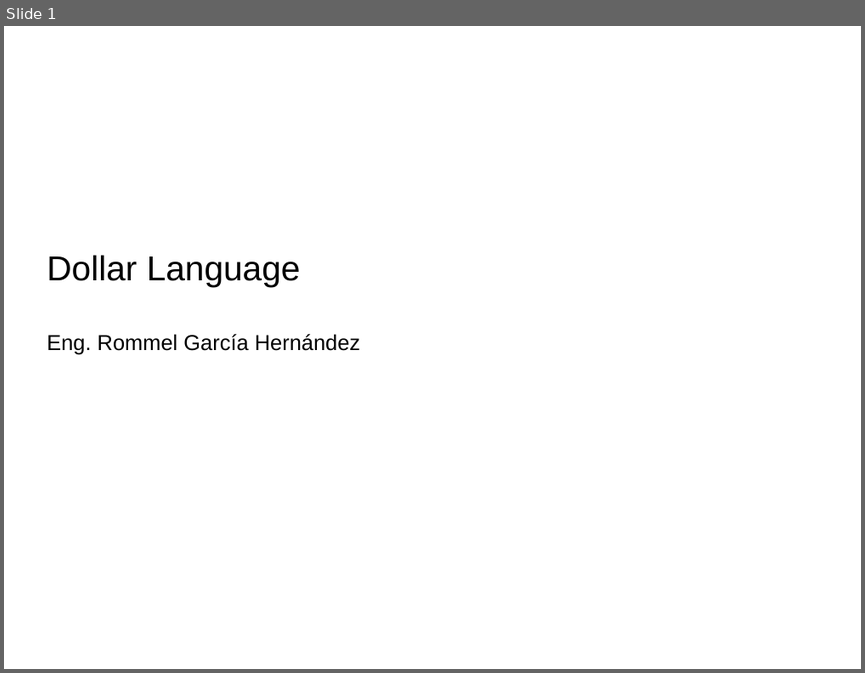
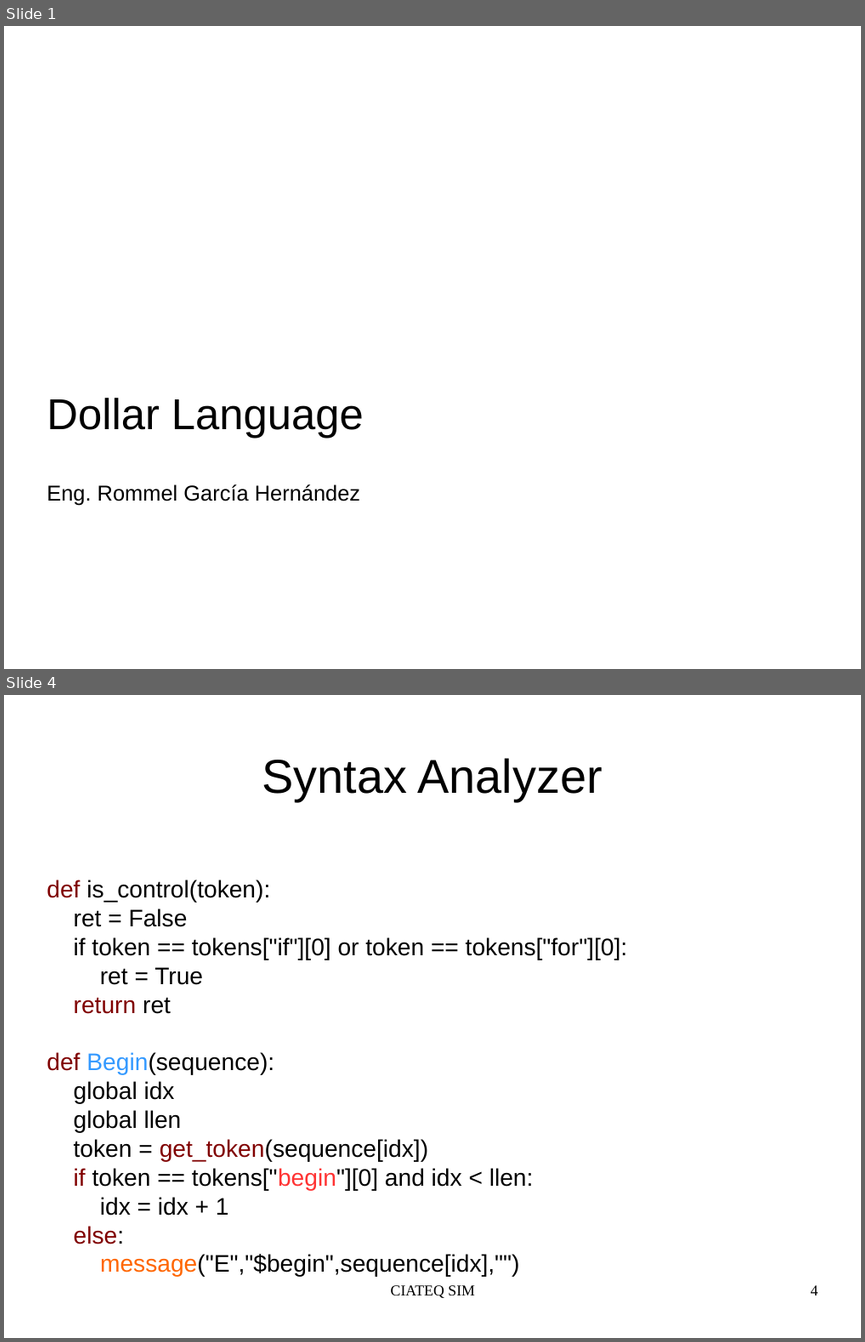
Before and after one commit to tehuano/compilers-sim, a slide deck: dollar_language.odp. Shown one above the other, each under a label of ours: slide 1 before the commit, slides 1 and 4 after it; the slides between them are not shown. The pictures are 865x673 and 865x1342 pixels, drawn with LibreOffice and Linux fonts; fonts in the diff are those of the drawing. Boxes give left, top, right and bottom in pixels: in the first picture for what was removed or moved away, otherwise in the second. Text is boxed around its words. In the diff, an @@ line names an element or a change of style, - is before the commit and + after.

```diff
--- a/dollar_language.odp
+++ b/dollar_language.odp
@@ slide 4 added at bbox=[4, 695, 861, 1338], background #FFFFFF @@
@@ title added at bbox=[262, 758, 602, 801], 44 pt, text #000000 @@
+Syntax Analyzer
@@ text added at bbox=[46, 879, 627, 1276], 22.2 pt, text #000000 @@
+def is_control(token):
+ret = False
+if token == tokens["if"][0] or token == tokens["for"][0]:
+ret = True
+return ret
+def Begin(sequence):
+global idx
+global llen
+token = get_token(sequence[idx])
+if token == tokens["begin"][0] and idx < llen:
+idx = idx + 1
+else:
+message("E","$begin",sequence[idx],"")
@@ text added at bbox=[391, 1285, 475, 1298], 14 pt, text #000000 @@
+CIATEQ SIM
@@ page number added at bbox=[811, 1285, 818, 1295], 14 pt, text #000000 @@
+4
@@ slide 1 changed as well @@
@@ subtitle at bbox=[46, 397, 364, 437]: size 32 to 40 pt in "Dollar Language" @@
```
Also in this commit, not shown: 1 other slide changed, 9 other slides added, 6 slides removed, 3 other files.
